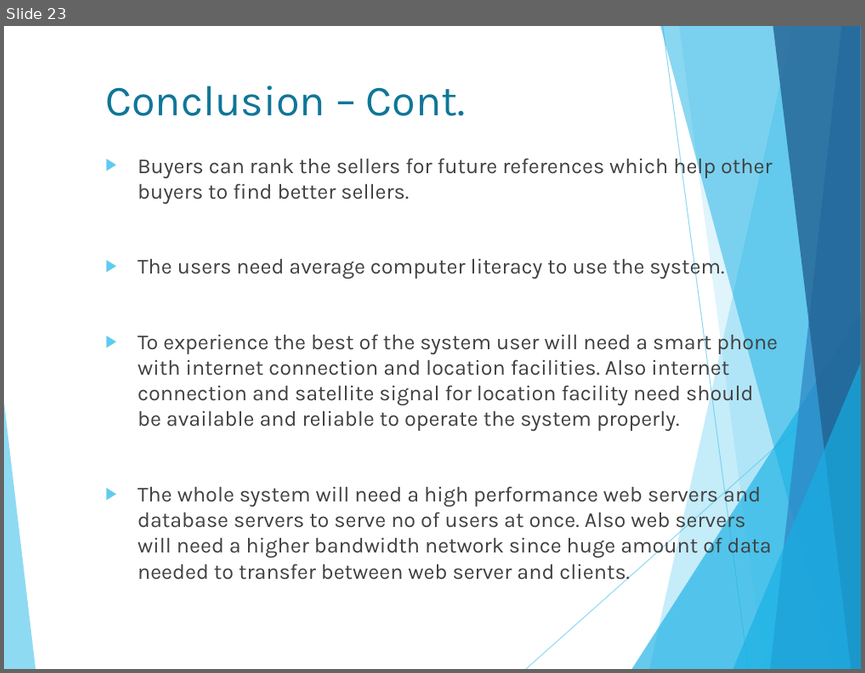
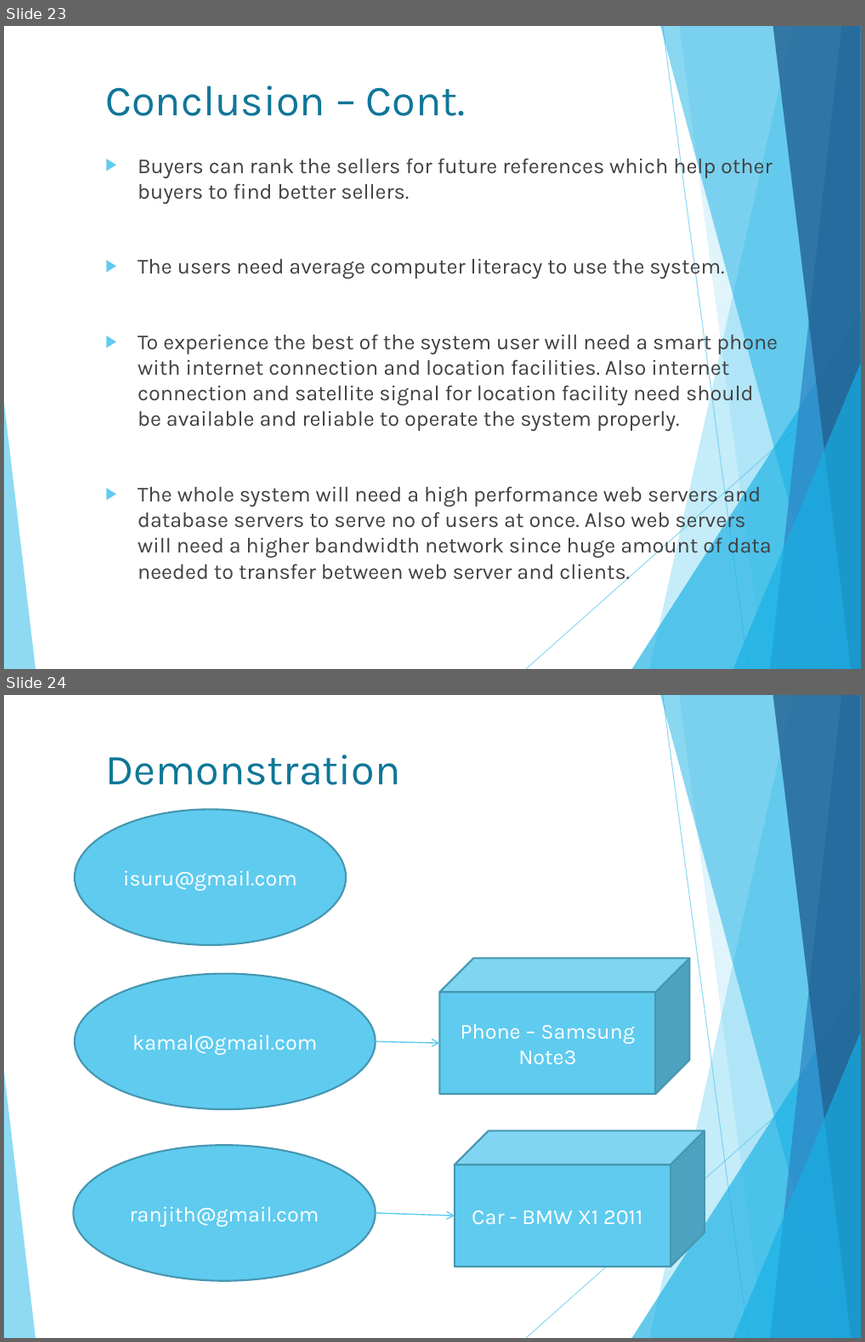
Before and after one commit to isurudewasurendra/SappuSavari, a slide deck: documentation/Location Based Mobile Marketing System.pptx. Shown one above the other, each under a label of ours: slide 23 before the commit, slides 23 and 24 after it. The pictures are 865x673 and 865x1342 pixels, drawn with LibreOffice and Linux fonts; fonts in the diff are those of the drawing. Boxes give left, top, right and bottom in pixels: in the first picture for what was removed or moved away, otherwise in the second. Text is boxed around its words. In the diff, an @@ line names an element or a change of style, - is before the commit and + after.

```diff
--- a/documentation/Location Based Mobile Marketing System.pptx
+++ b/documentation/Location Based Mobile Marketing System.pptx
@@ slide 24 added at [4,695,861,1338], background #FFFFFF; not listed: 10 template elements that a slide beside it also shows @@
@@ title added at [105,755,400,785], 36 pt, text #0F7698 @@
+Demonstration
@@ ellipse added at [75,809,346,944], fill #5FCBEF, outline #4696B1 1.5 pt, 18 pt, text #FFFFFF @@
+isuru@gmail.com
@@ ellipse added at [75,974,375,1109], fill #5FCBEF, outline #4696B1 1.5 pt, 18 pt, text #FFFFFF @@
+kamal@gmail.com
@@ cube added at [439,958,689,1094], fill #5FCBEF, outline #4696B1 1.5 pt, 18 pt, text #FFFFFF @@
+Phone – Samsung Note3
@@ arrow added from (375, 1041) to (439, 1043), #5FCBEF 1 pt @@
@@ table added at [52,1062,656,1097], 1 rows, 1 columns @@
+
@@ ellipse added at [74,1145,375,1280], fill #5FCBEF, outline #4696B1 1.5 pt, 18 pt, text #FFFFFF @@
+ranjith@gmail.com
@@ cube added at [454,1130,705,1265], fill #5FCBEF, outline #4696B1 1.5 pt, 18 pt, text #FFFFFF @@
+Car - BMW X1 2011
@@ arrow added from (375, 1213) to (454, 1215), #5FCBEF 1 pt @@
```
Also in this commit, not shown: 2 other slides added.
